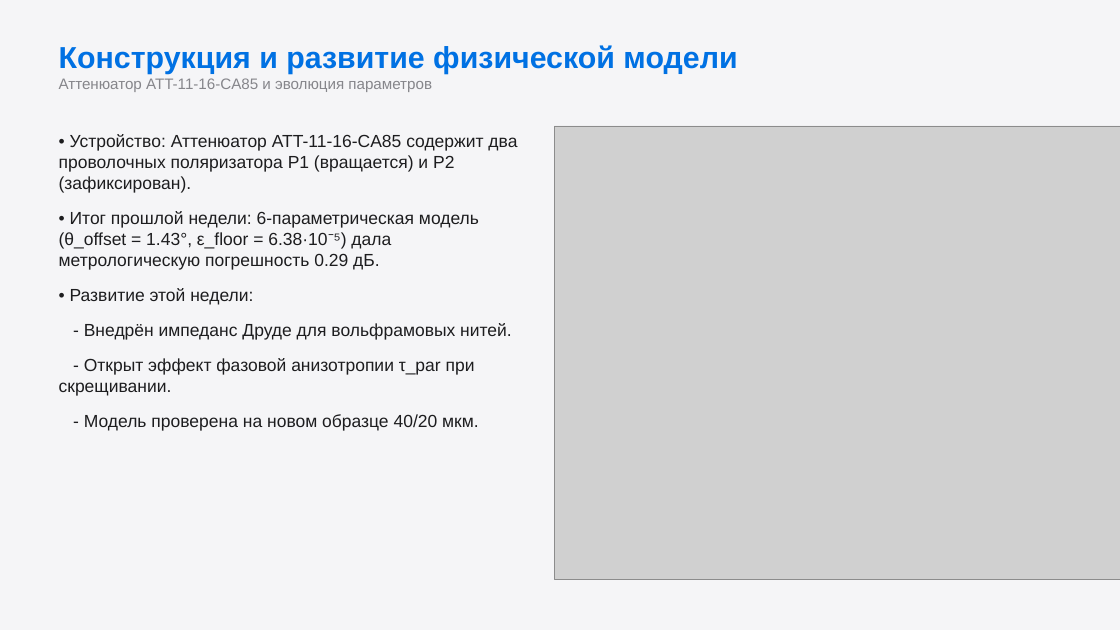
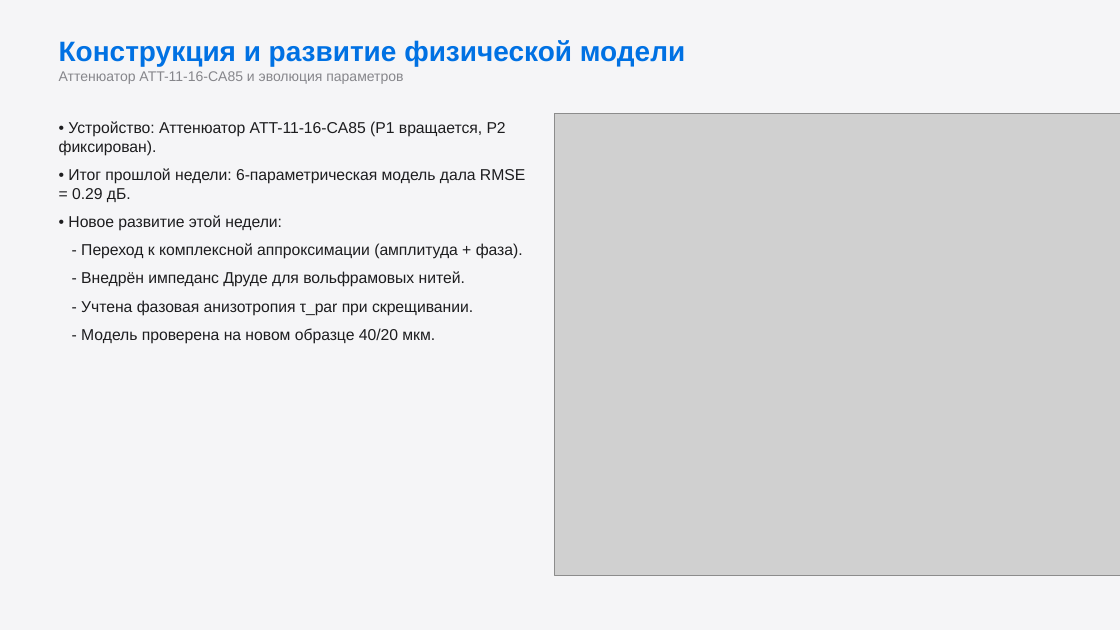
Before and after one commit to brattri3/THz-Unified-Optimizer, a slide deck: slide 2 of docs/artifacts/presentation_v2.pptx. Drawn at 1120x630 pixels with LibreOffice and Linux fonts; fonts in the diff are those of the drawing; grey boxes stand for pictures. Boxes give left, top, right and bottom in pixels: in the first picture for what was removed or moved away, otherwise in the second. Text is boxed around its words. In the diff, an @@ line names an element or a change of style, - is before the commit and + after.

```diff
--- a/docs/artifacts/presentation_v2.pptx
+++ b/docs/artifacts/presentation_v2.pptx
@@ text "Конструкция и развитие физической модели" at (x1=59, y1=40, x2=685, y2=84): size 26 to 24 pt in "Конструкция и развитие физической модели"; size 13 to 12 pt in "Аттенюатор ATT-11-16-CA85 и эволюция параметров" @@
@@ text "• Устройство: Аттенюатор ATT-11-16-CA85 (P1 ..." moved from (x1=59, y1=134, x2=517, y2=431) to (x1=59, y1=121, x2=525, y2=344) @@
@@ picture resized from (x1=555, y1=126, x2=1120, y2=580) to (x1=555, y1=113, x2=1120, y2=576) @@
@@ text at (x1=59, y1=121, x2=525, y2=259): text changed; size 15 to 13.5 pt @@
-• Устройство: Аттенюатор ATT-11-16-CA85 содержит два проволочных поляризатора P1 (вращается) и P2 (зафиксирован).
-• Итог прошлой недели: 6-параметрическая модель (θ_offset = 1.43°, ε_floor = 6.38·10⁻⁵) дала метрологическую погрешность 0.29 дБ.
-• Развитие этой недели:
+• Устройство: Аттенюатор ATT-11-16-CA85 (P1 вращается, P2 фиксирован).
+• Итог прошлой недели: 6-параметрическая модель дала RMSE = 0.29 дБ.
+• Новое развитие этой недели:
+- Переход к комплексной аппроксимации (амплитуда + фаза).
@@ text at (x1=81, y1=271, x2=465, y2=344): size 15 to 13.5 pt in "- Внедрён импеданс Друде для вольфрамовых нитей.", "- Модель проверена на новом образце 40/20 ..."; less space between paragraphs @@
@@ text at (x1=81, y1=300, x2=473, y2=316): text changed; size 15 to 13.5 pt @@
-- Открыт эффект фазовой анизотропии τ_par при скрещивании.
+- Учтена фазовая анизотропия τ_par при скрещивании.
```
Also in this commit, not shown: 8 other slides changed, 4 other files.
